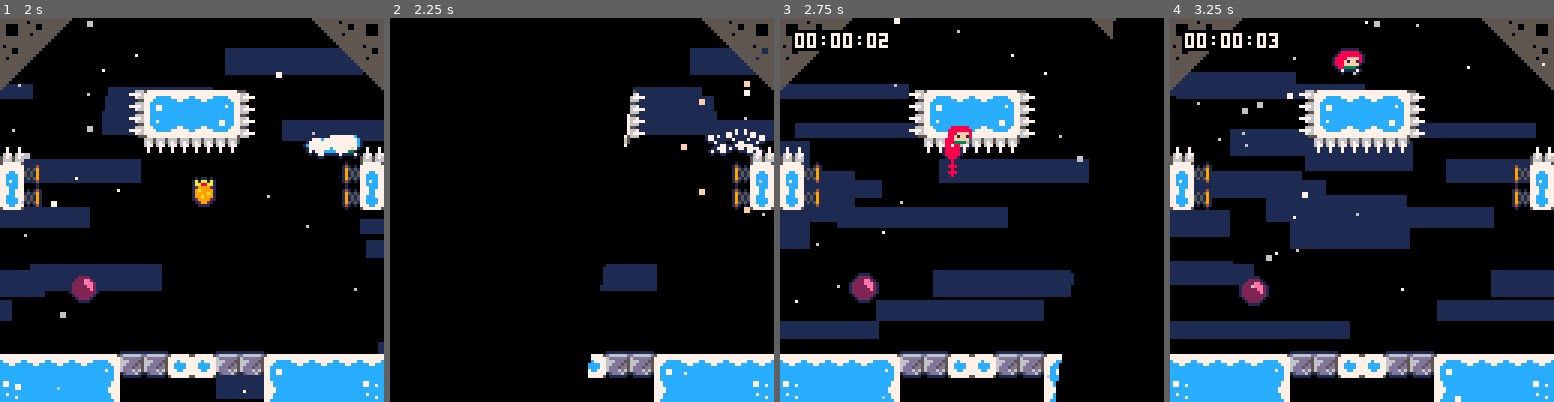
Above: before the commit, frames 1-4 (left to right).
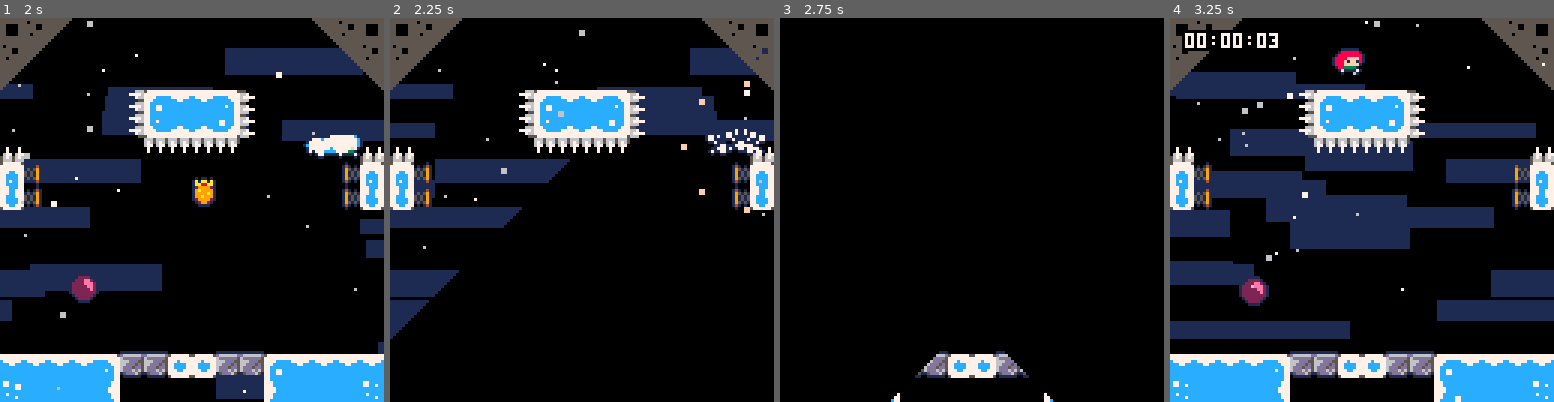
Above: after the commit, the same moments.

Repository: CelesteClassic/newleste.p8
Game: PICO-8 cartridge summit.p8
The game is run twice, just before and just after one commit, with the same random seed, the same clock (stepped at 60 frames per second) and the same inputs.
Inputs:
- Up to frame 1 (2 s): tap X (X key) at 0.33, 1.07, 1.85 s; tap O (Z key) at 0.7, 1.7 s; hold Right from 1.6 s (still down)
- Up to frame 2 (2.25 s): release Right at 2.1 s; tap O (Z key) at 2.1 s; hold Up from 2.15 s (still down)
- Up to frame 3 (2.75 s): release Up at 2.42 s; hold Right from 2.47 s (still down); tap O (Z key) at 2.5 s
- Up to frame 4 (3.25 s): tap O (Z key) at 2.9 s; tap X (X key) at 2.97 s; release Right at 3.03 s; hold Left from 3.08 s (still down)

Frame 1 is identical in both runs. In frame 2, 20% of the frame differs, in the area x 0-100%, y 0-100%; in frame 3, 30%, in the area x 0-88%, y 0-100%; in frame 4, nothing differs.

Commit message:
summit: coroutine-based screen transition

Diff:
--- a/summit.p8
+++ b/summit.p8
@@ -868,10 +868,10 @@
     del(fruitrain,f)
   end
   --- </fruitrain> ---
-  delay_restart=15
-  -- <transition>
-  tstate=0
-  -- </transition>
+  --delay_restart=15
+  -- <transition> --
+  co_trans=cocreate(transition)
+  -- </transition> --
 end
 
 -- [room functions]
@@ -1111,29 +1111,9 @@
     ui_timer-=1
   end
 
-  -- <transition>
-  camera()
-  color(0)
-  if tstate>=0 then
-    local t20=tpos+20
-    if tstate==0 then
-      po1tri(tpos,0,t20,0,tpos,127)
-      if(tpos>0) rectfill(0,0,tpos,127)
-      if(tpos>148) then
-        tstate=1
-        tpos=-20
-      end
-    else
-      po1tri(t20,0,t20,127,tpos,127)
-      if(tpos<108) rectfill(t20,0,127,127)
-      if(tpos>148) then
-        tstate=-1
-        tpos=-20
-      end
-    end
-    tpos+=14
-  end
-  -- </transition>
+  -- <transition> --
+  if (co_trans and costatus(co_trans) != "dead") coresume(co_trans)
+  -- </transition> --
 end
 
 function draw_object(_ENV)
@@ -1178,10 +1158,31 @@
 end
 
 --<transition>--
-
--- transition globals
-tstate=-1
-tpos=-20
+function transition()
+  for y=192,0,-14 do
+    camera()
+    color(0)
+    po1tri(64,y-64,128,y,-1,y)
+    pset(63,y-64) -- fix jank in triangle drawing
+    rectfill(0,y,127,128)
+    yield()
+  end
+
+  delay_restart=1
+  for t=1,5 do
+    cls(0)
+    yield()
+  end
+
+  for y=127,-64,-14 do
+    camera()
+    color(0)
+    po1tri(0,y,64,y,0,y+64)
+    po1tri(127,y,64,y,127,y+64)
+    rectfill(0,-1,127,y)
+    yield()
+  end
+end
 
 -- triangle functions
 function po1tri(x0,y0,x1,y1,x2,y2)
